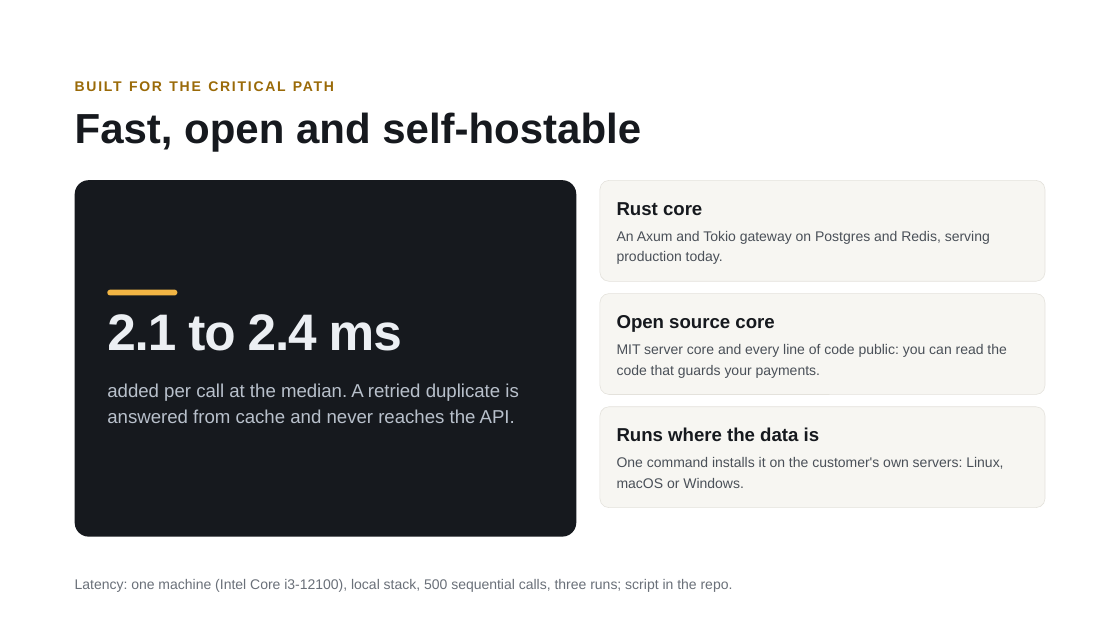
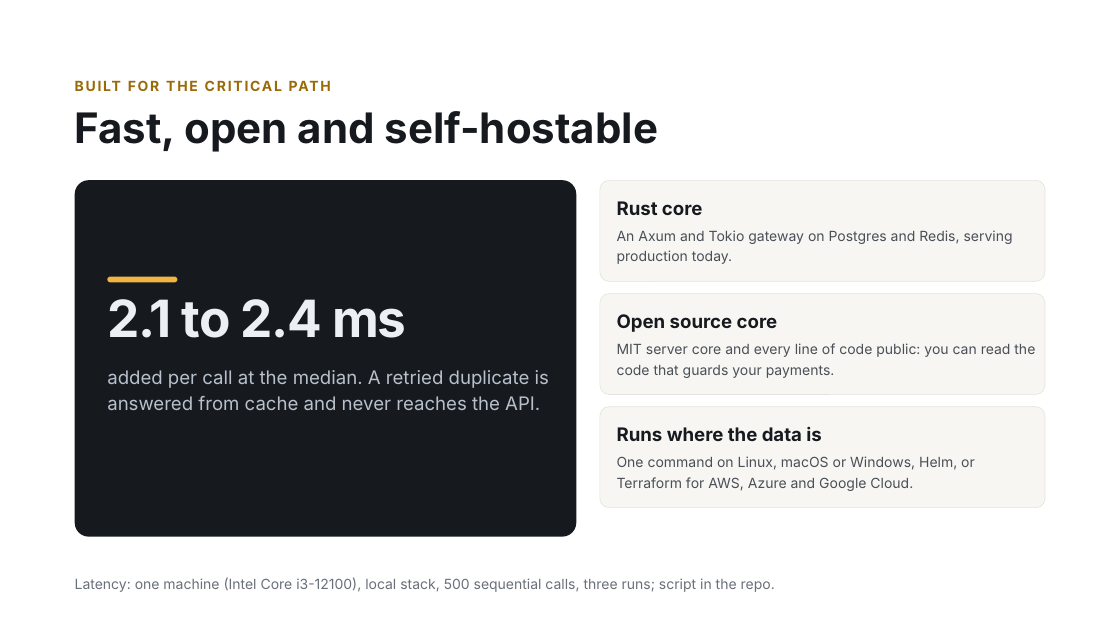
Before and after one commit to agentraas/agentraas, a slide deck: slide 9 of docs/presentations/AgentRaaS-deck.pptx. Drawn at 1120x630 pixels with LibreOffice and Linux fonts; fonts in the diff are those of the drawing. Boxes give left, top, right and bottom in pixels: in the first picture for what was removed or moved away, otherwise in the second. Text is boxed around its words. In the diff, an @@ line names an element or a change of style, - is before the commit and + after.

```diff
--- a/docs/presentations/AgentRaaS-deck.pptx
+++ b/docs/presentations/AgentRaaS-deck.pptx
@@ font Arial to Inter in 10 elements at bbox=[260, 370, 288, 384], bbox=[617, 201, 703, 215], bbox=[617, 230, 1013, 264], bbox=[617, 314, 778, 332], bbox=[617, 343, 1035, 378], bbox=[617, 426, 821, 441], bbox=[75, 577, 775, 592], bbox=[107, 370, 549, 410], bbox=[107, 299, 406, 338], bbox=[75, 111, 658, 152] @@
@@ text "2.1 to 2.4 ms": place and size @@
-text "2.1 to 2.4 ms" at bbox=[107, 314, 402, 351]
+text "2.1 to 2.4 ms" at bbox=[107, 299, 406, 338]
@@ rounded rectangle: place and size @@
-rounded rectangle at bbox=[108, 290, 177, 296]
+rounded rectangle at bbox=[108, 276, 177, 282]
@@ text "added per call at the ...": place and size @@
-text "added per call at the ..." at bbox=[107, 383, 518, 423]
+text "added per call at the ..." at bbox=[107, 370, 549, 410]
@@ text at bbox=[617, 456, 975, 491]: text changed; font Arial to Inter @@
-One command installs it on the customer's own servers: Linux, macOS or Windows.
+One command on Linux, macOS or Windows, Helm, or Terraform for AWS, Azure and Google Cloud.
```
Also in this commit, not shown: 12 other slides changed, 1 other file.
